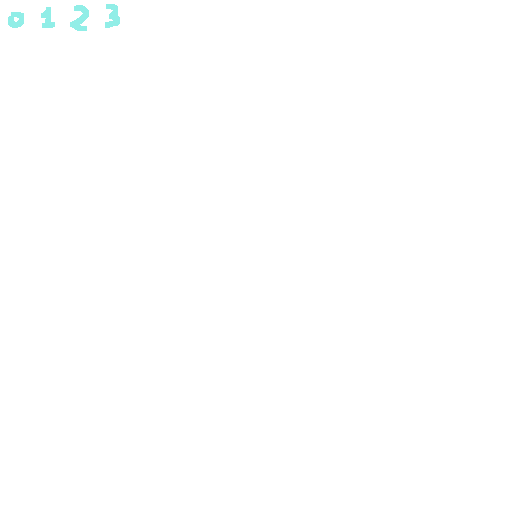
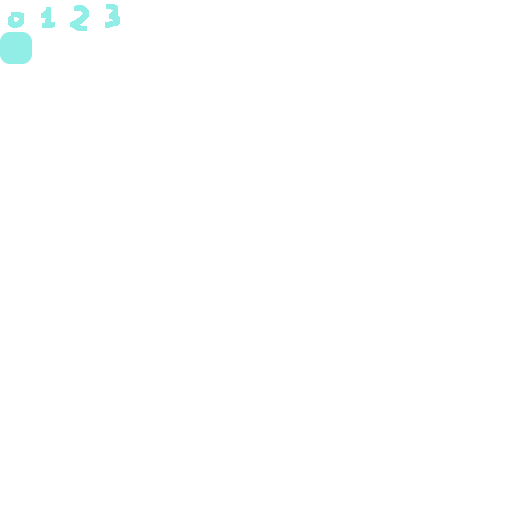
The second w=512, h=512 image is a revision of the first. Changes to its layers:
painted on "tileset_base" over [0, 32, 32, 64]
